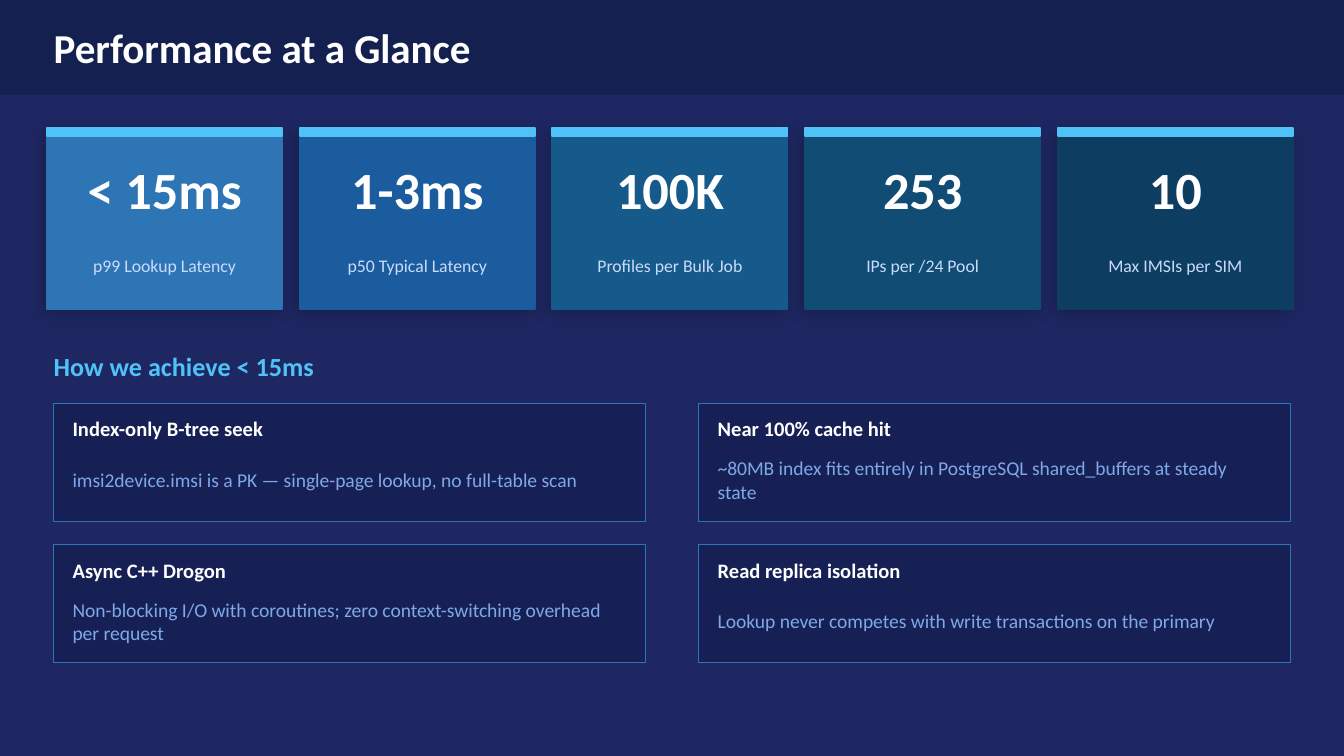
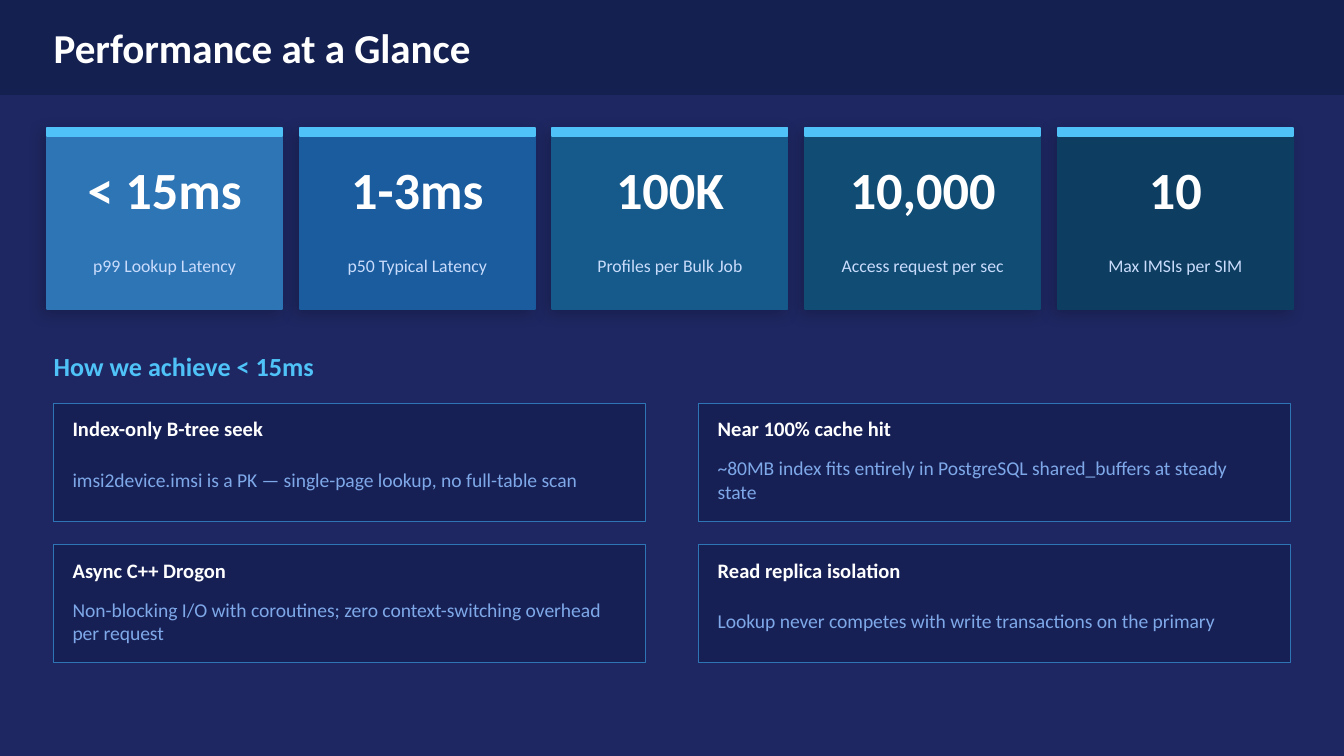
Before and after one commit to ridan5G/aaa-cloud-native, a slide deck: slide 5 of docs/aaa-platform-presentation.pptx (slide 4 before the commit). Drawn at 1344x756 pixels with LibreOffice and Linux fonts; fonts in the diff are those of the drawing. Boxes give left, top, right and bottom in pixels: in the first picture for what was removed or moved away, otherwise in the second. Text is boxed around its words. In the diff, an @@ line names an element or a change of style, - is before the commit and + after.

```diff
--- a/docs/aaa-platform-presentation.pptx
+++ b/docs/aaa-platform-presentation.pptx
@@ text at (850, 174, 996, 216): text changed @@
-253
+10,000
@@ text at (842, 260, 1003, 275): text changed @@
-IPs per /24 Pool
+Access request per sec
```
Also in this commit, not shown: 1 slide added, 16 other files.
